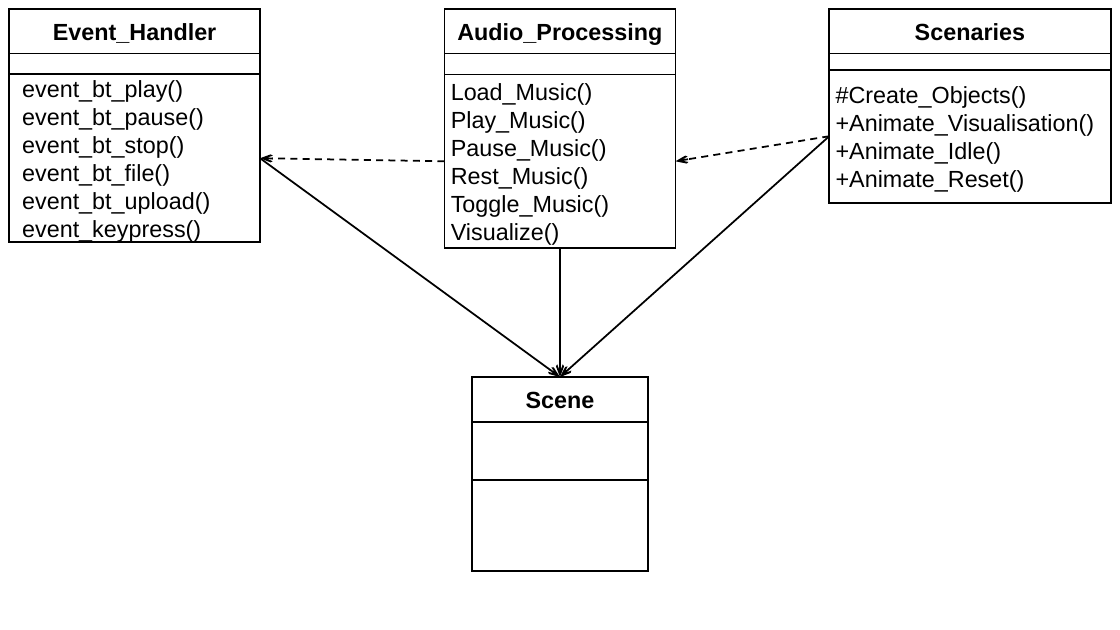
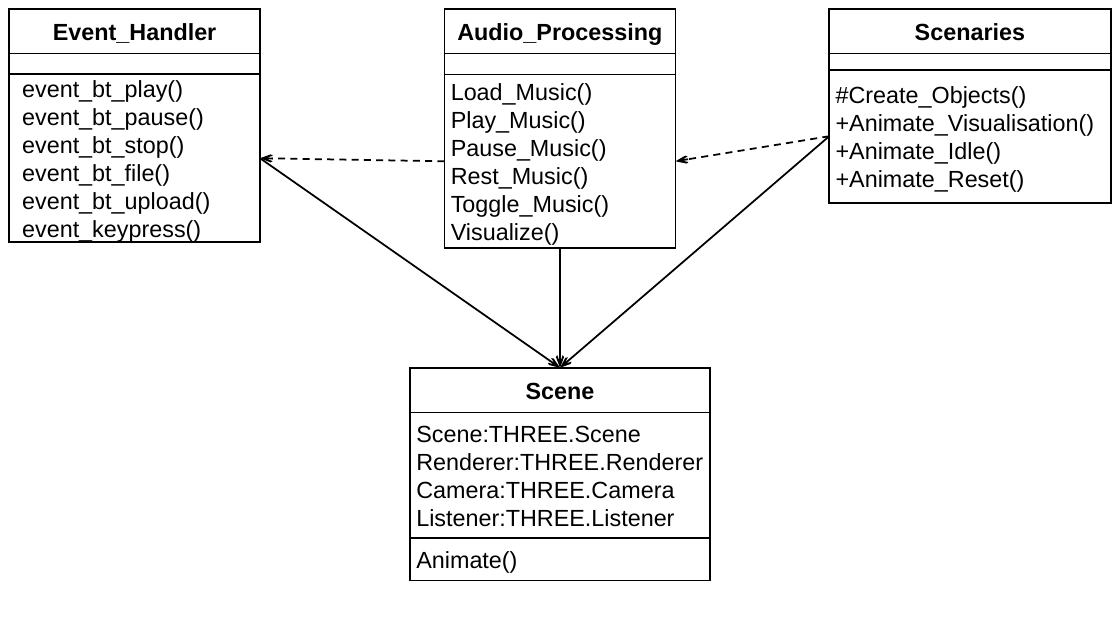
Before and after one commit to joseppe-ru/Music_Visualizer, a slide deck: slide 3 of Dokumentation/MuVi_UML.pptx. Drawn at 1120x630 pixels with LibreOffice and Linux fonts; fonts in the diff are those of the drawing. Boxes give left, top, right and bottom in pixels: in the first picture for what was removed or moved away, otherwise in the second. Text is boxed around its words. In the diff, an @@ line names an element or a change of style, - is before the commit and + after.

```diff
--- a/Dokumentation/MuVi_UML.pptx
+++ b/Dokumentation/MuVi_UML.pptx
@@ arrow moved from (829, 136) - (560, 377) to (829, 136) - (560, 368) @@
@@ arrow moved from (260, 158) - (560, 377) to (260, 158) - (560, 368) @@
@@ arrow moved from (560, 248) - (560, 377) to (560, 248) - (560, 368) @@
@@ rectangle "Scene": place and size @@
-rectangle "Scene" at box(472, 377, 648, 422)
+rectangle "Scene" at box(410, 368, 710, 413)
@@ rectangle "Scene:THREE.Scene": place and size @@
-rectangle "Scene:THREE.Scene" at box(472, 422, 648, 480)
+rectangle "Scene:THREE.Scene" at box(410, 413, 710, 538)
@@ text in rectangle at box(416, 425, 703, 527): text added @@
+Scene:THREE.Scene
+Renderer:THREE.Renderer
+Camera:THREE.Camera
+Listener:THREE.Listener
@@ rectangle "Animate()": place and size @@
-rectangle "Animate()" at box(472, 480, 648, 571)
+rectangle "Animate()" at box(410, 539, 710, 581)
@@ text in rectangle at box(416, 551, 517, 573): text added @@
+Animate()
```
Also in this commit, not shown: 2 other files.
